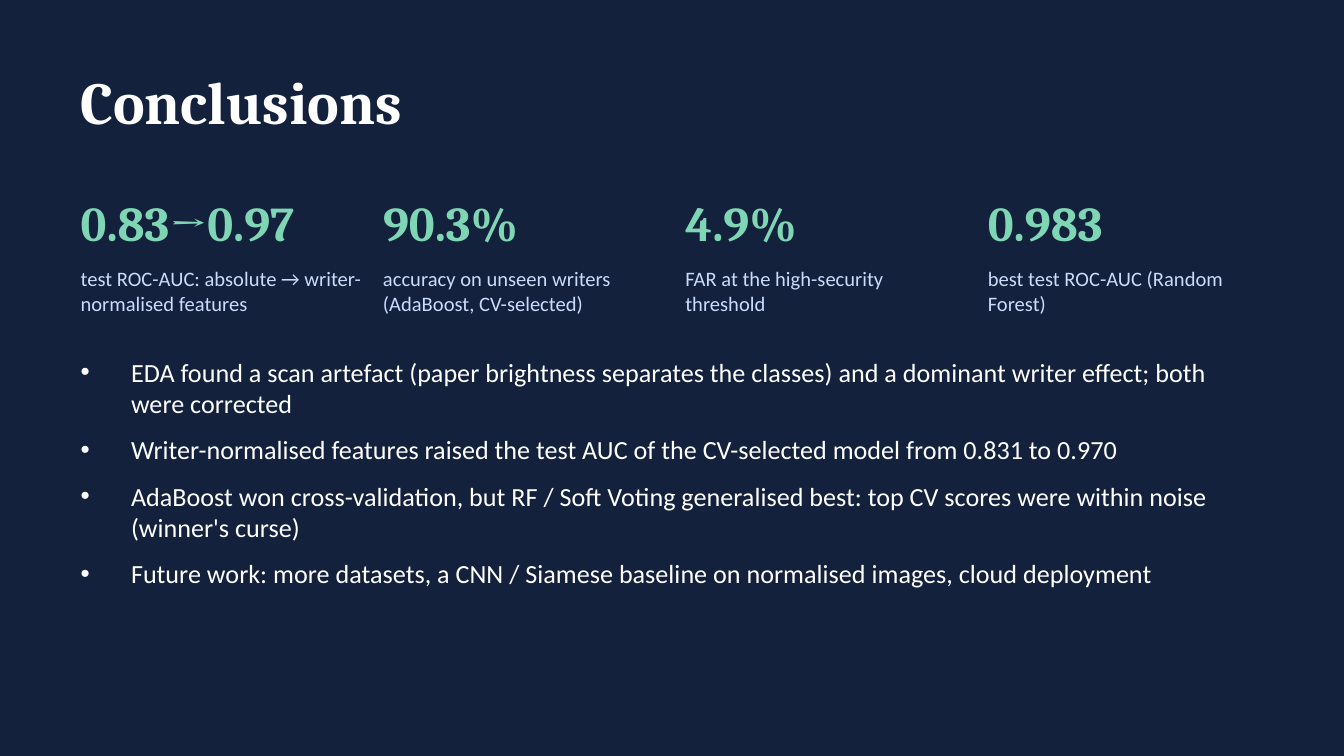
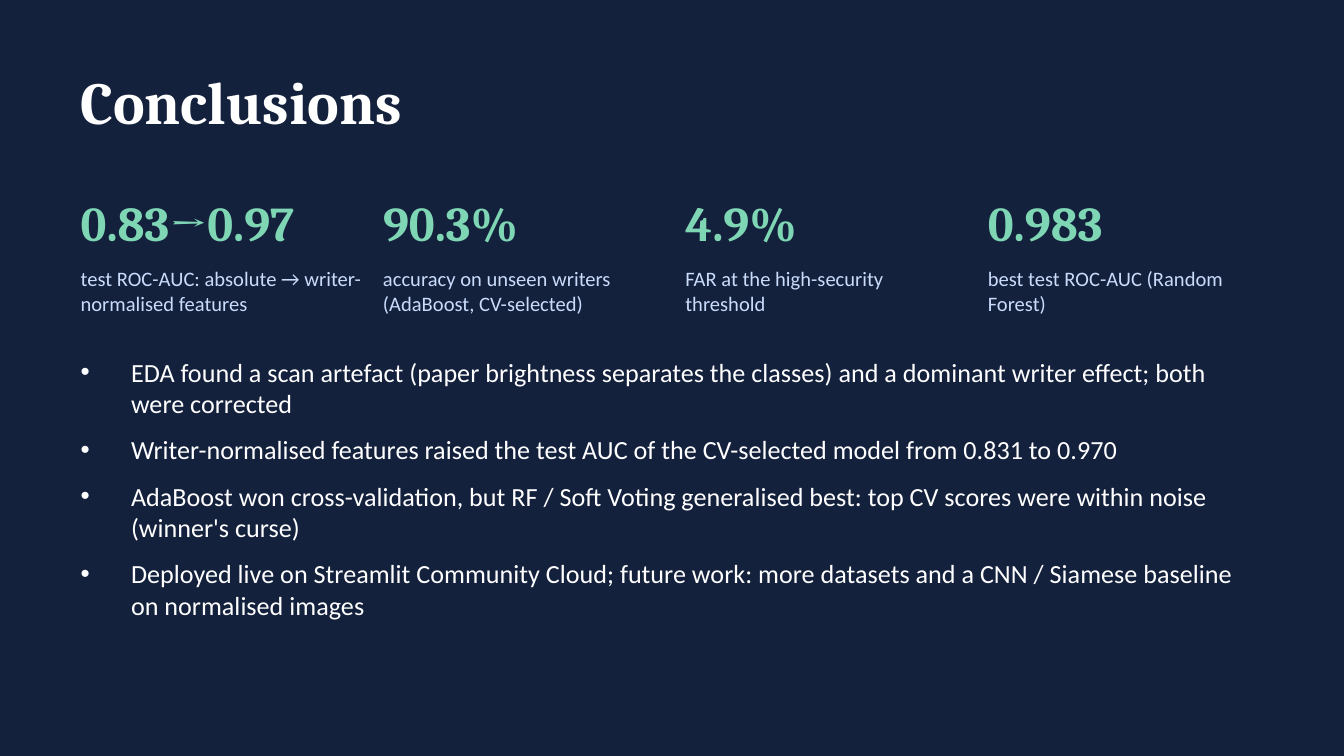
Before and after one commit to nancyyadavnn90-sys/signature-forgery-detection, a slide deck: slide 13 of presentation/Signature_Forgery_Detection.pptx. Drawn at 1344x756 pixels with LibreOffice and Linux fonts; fonts in the diff are those of the drawing. Boxes give left, top, right and bottom in pixels: in the first picture for what was removed or moved away, otherwise in the second. Text is boxed around its words. In the diff, an @@ line names an element or a change of style, - is before the commit and + after.

```diff
--- a/presentation/Signature_Forgery_Detection.pptx
+++ b/presentation/Signature_Forgery_Detection.pptx
@@ text at (131, 565, 1231, 620): text changed @@
-• Future work: more datasets, a CNN / Siamese baseline on normalised images, cloud deployment
+• Deployed live on Streamlit Community Cloud; future work: more datasets and a CNN / Siamese baseline on normalised images
```
Also in this commit, not shown: 1 other slide changed, 3 other files.
